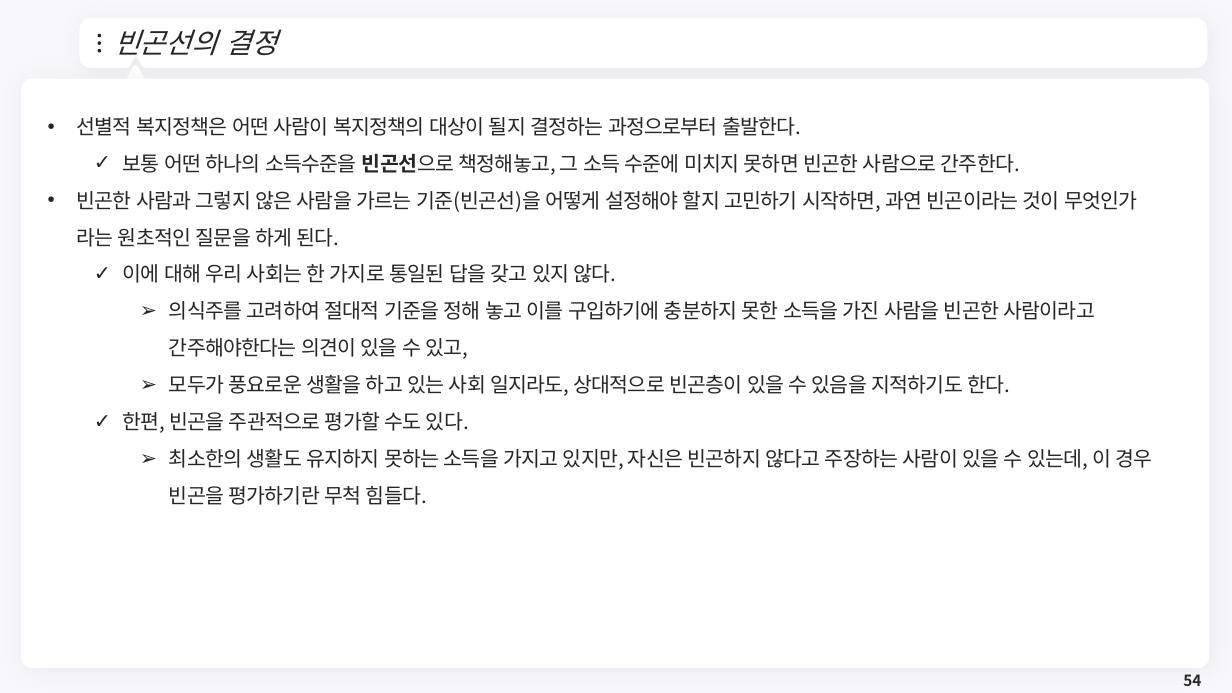
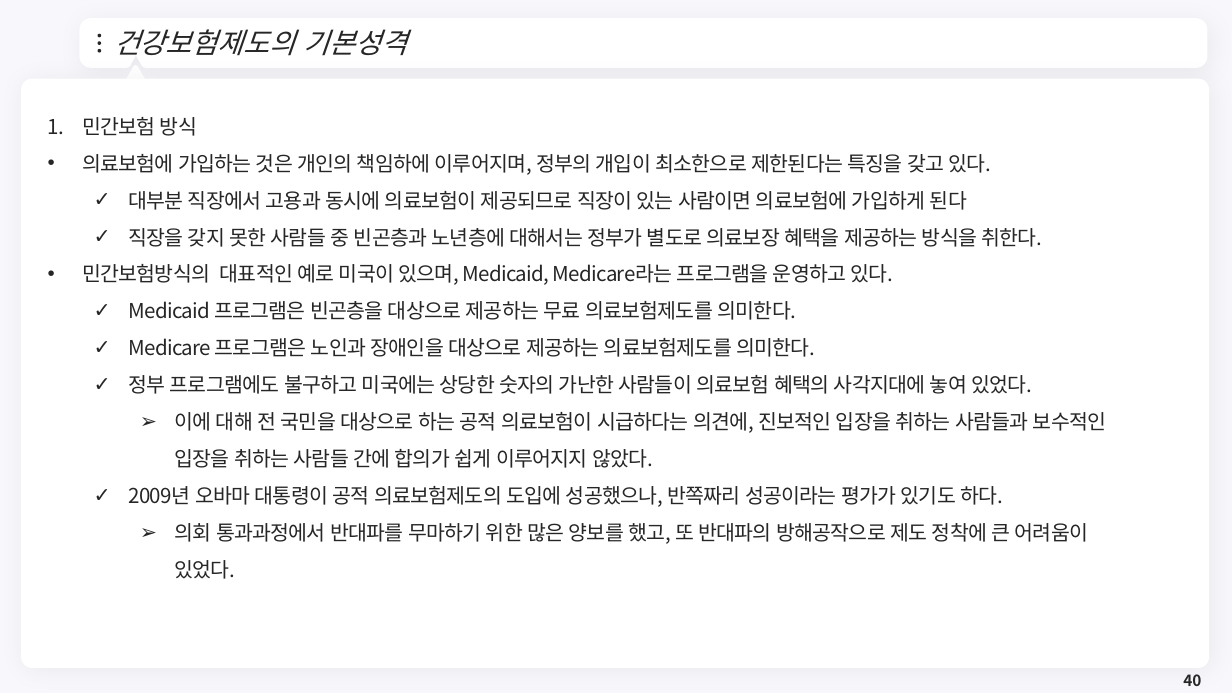
Before and after one commit to meandthey/Teaching, a slide deck: slide 40 of 재정학/01_Lectures/재정학_Chapter_10.pptx (slide 54 before the commit). Drawn at 1232x693 pixels with LibreOffice and Linux fonts; fonts in the diff are those of the drawing; background and template pictures are left out. Boxes give left, top, right and bottom in pixels: in the first picture for what was removed or moved away, otherwise in the second. Text is boxed around its words. In the diff, an @@ line names an element or a change of style, - is before the commit and + after.

```diff
--- a/재정학/01_Lectures/재정학_Chapter_10.pptx
+++ b/재정학/01_Lectures/재정학_Chapter_10.pptx
@@ title at box(114, 29, 407, 56): text changed @@
-빈곤선의 결정
+건강보험제도의 기본성격
@@ text removed at box(76, 117, 1152, 505) @@
-• 선별적 복지정책은 어떤 사람이 복지정책의 대상이 될지 결정하는 과정으로부터 출발한다.
-  ✓ 보통 어떤 하나의 소득수준을 빈곤선으로 책정해놓고, 그 소득 수준에 미치지 못하면 빈곤한 사람으로 간주한다.
-• 빈곤한 사람과 그렇지 않은 사람을 가르는 기준(빈곤선)을 어떻게 설정해야 할지 고민하기 시작하면, 과연 빈곤이라는 것이 무엇인가 라는 원초적인 질문을 하게 된다.
-  ✓ 이에 대해 우리 사회는 한 가지로 통일된 답을 갖고 있지 않다.
-    ➢ 의식주를 고려하여 절대적 기준을 정해 놓고 이를 구입하기에 충분하지 못한 소득을 가진 사람을 빈곤한 사람이라고 간주해야한다는 의견이 있을 수 있고,
-    ➢ 모두가 풍요로운 생활을 하고 있는 사회 일지라도, 상대적으로 빈곤층이 있을 수 있음을 지적하기도 한다.
-  ✓ 한편, 빈곤을 주관적으로 평가할 수도 있다.
-    ➢ 최소한의 생활도 유지하지 못하는 소득을 가지고 있지만, 자신은 빈곤하지 않다고 주장하는 사람이 있을 수 있는데, 이 경우 빈곤을 평가하기란 무척 힘들다.
@@ text added at box(82, 117, 1106, 579), 16 pt, text #262626 @@
+1. 민간보험 방식
+• 의료보험에 가입하는 것은 개인의 책임하에 이루어지며, 정부의 개입이 최소한으로 제한된다는 특징을 갖고 있다.
+  ✓ 대부분 직장에서 고용과 동시에 의료보험이 제공되므로 직장이 있는 사람이면 의료보험에 가입하게 된다
+  ✓ 직장을 갖지 못한 사람들 중 빈곤층과 노년층에 대해서는 정부가 별도로 의료보장 혜택을 제공하는 방식을 취한다.
+• 민간보험방식의 대표적인 예로 미국이 있으며, Medicaid, Medicare라는 프로그램을 운영하고 있다.
+  ✓ Medicaid 프로그램은 빈곤층을 대상으로 제공하는 무료 의료보험제도를 의미한다.
+  ✓ Medicare 프로그램은 노인과 장애인을 대상으로 제공하는 의료보험제도를 의미한다.
+  ✓ 정부 프로그램에도 불구하고 미국에는 상당한 숫자의 가난한 사람들이 의료보험 혜택의 사각지대에 놓여 있었다.
+    ➢ 이에 대해 전 국민을 대상으로 하는 공적 의료보험이 시급하다는 의견에, 진보적인 입장을 취하는 사람들과 보수적인 입장을 취하는 사람들 간에 합의가 쉽게 이루어지지 않았다.
+  ✓ 2009년 오바마 대통령이 공적 의료보험제도의 도입에 성공했으나, 반쪽짜리 성공이라는 평가가 있기도 하다.
+    ➢ 의회 통과과정에서 반대파를 무마하기 위한 많은 양보를 했고, 또 반대파의 방해공작으로 제도 정착에 큰 어려움이 있었다.
@@ page number at box(1183, 674, 1201, 686): text changed @@
-54
+40
```
Also in this commit, not shown: 8 other slides changed, 6 slides added, 17 slides removed, 1 other file.
